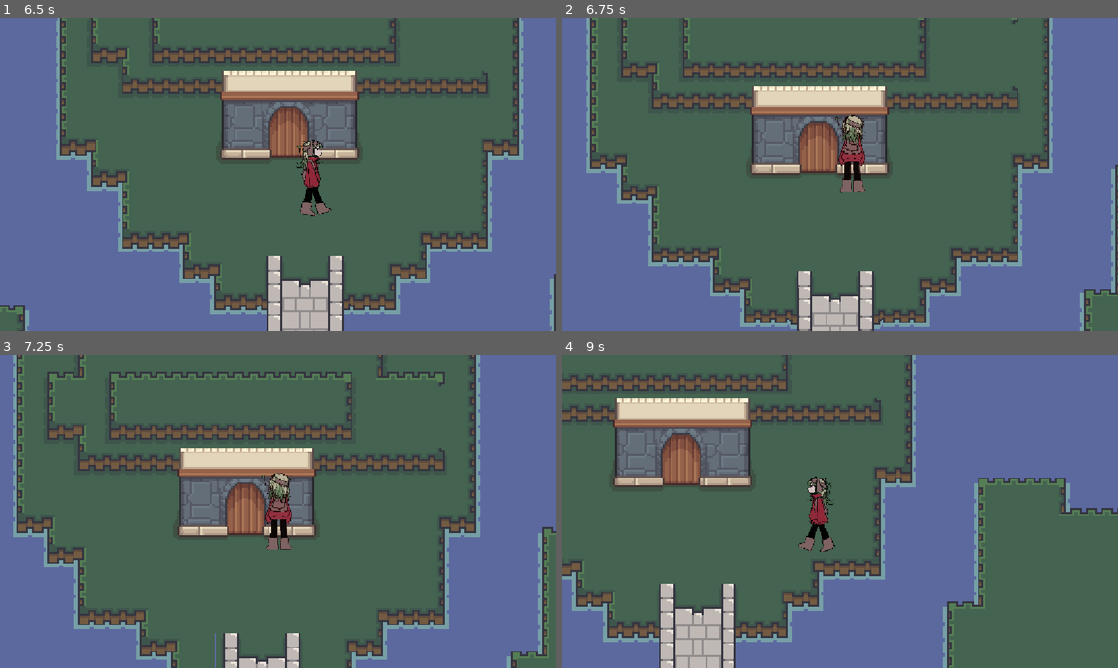
Above: before the commit, frames 1-4 (two rows, left to right).
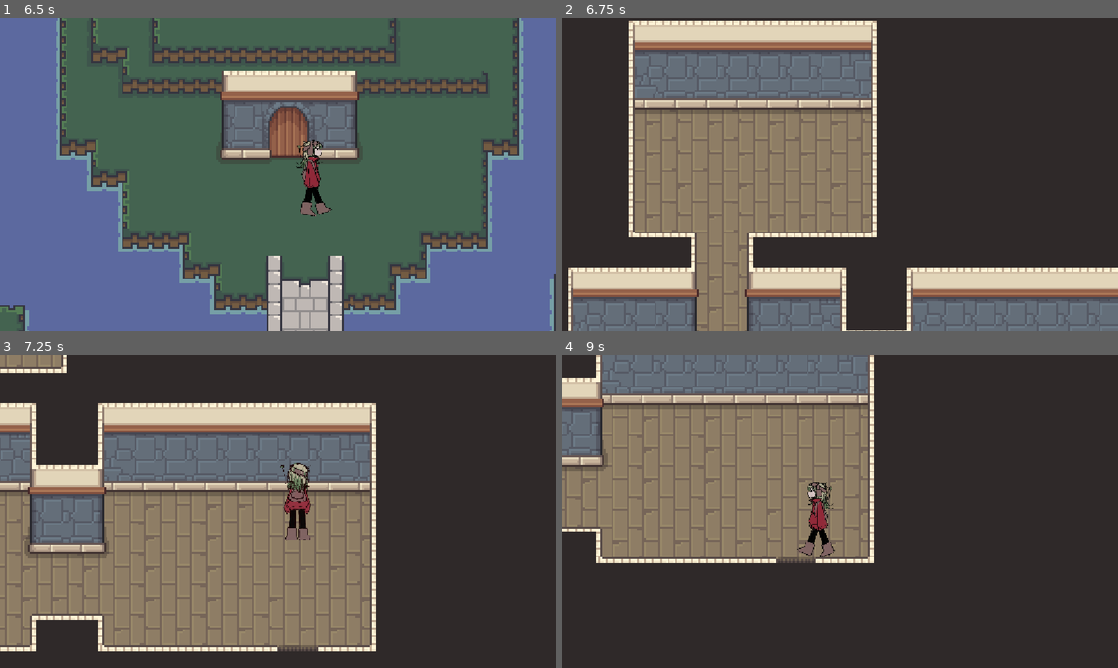
Above: after the commit, the same moments.

Repository: Jiwwie/gymnasiearbete
Game: Godot game, scene res://scenes/rooms/outside.tscn
The game is run twice, just before and just after one commit, with the same random seed, the same clock (stepped at 60 frames per second) and the same inputs. This scene is started directly instead of the project's main scene.
Inputs:
- Up to frame 1 (6.5 s): hold D (move_right) 0.53-1.28 s; hold S (move_down) 1.28-2.03 s; hold D (move_right) 2.03-2.78 s; hold W (move_up) 2.78-3.53 s; hold A (move_left) 3.53-5.03 s; hold S (move_down) 5.03-5.78 s; hold D (move_right) from 5.78 s (still down)
- Up to frame 2 (6.75 s): release D (move_right) at 6.53 s; hold W (move_up) from 6.53 s (still down)
- Up to frame 3 (7.25 s): keep holding W (move_up)
- Up to frame 4 (9 s): release W (move_up) at 7.28 s; hold D (move_right) 7.28-8.03 s; hold S (move_down) 8.03-8.78 s; hold A (move_left) from 8.78 s (still down)

Frame 1 is identical in both runs. In frame 2, 96% of the frame differs, in the area x 0-100%, y 0-100%; in frame 3, 96%; in frame 4, 96%.

Commit message:
Rename SpawnManager script and update spawn logic
Renamed SpawnManager script and autoload reference to spawn_manager.gd for consistency. Adjusted spawn logic in player.gd to set spawn_point only when spawning, and enabled spawning when entering home. Updated scene and collision properties for improved exit/entry handling.

Diff:
--- a/project.godot
+++ b/project.godot
@@ -17,7 +17,7 @@
 
 [autoload]
 
-SpawnManager="*res://scripts/global/spawnmanager.gd"
+SpawnManager="*res://scripts/global/spawn_manager.gd"
 
 [display]
 
--- a/scenes/environment/exits/exit_home.tscn
+++ b/scenes/environment/exits/exit_home.tscn
@@ -3,7 +3,7 @@
 [ext_resource type="Script" uid="uid://boegos6m3jjme" path="res://scripts/environment/exits/exit_home.gd" id="1_uby0n"]
 
 [sub_resource type="RectangleShape2D" id="RectangleShape2D_nh16d"]
-size = Vector2(92, 26)
+size = Vector2(138, 39)
 
 [node name="ExitHome" type="Area2D"]
 collision_layer = 0
@@ -11,6 +11,7 @@
 script = ExtResource("1_uby0n")
 
 [node name="CollisionShape2D" type="CollisionShape2D" parent="."]
+position = Vector2(23, 6.5)
 shape = SubResource("RectangleShape2D_nh16d")
 
 [connection signal="body_entered" from="." to="." method="_on_body_entered"]
--- a/scenes/rooms/house.tscn
+++ b/scenes/rooms/house.tscn
@@ -28,7 +28,7 @@
 position = Vector2(-31, 4)
 
 [node name="Spawn" type="Marker2D" parent="." groups=["spawn"]]
-position = Vector2(271, 347)
+position = Vector2(271, 331)
 
 [node name="ExitHome" parent="." instance=ExtResource("3_m20q4")]
 position = Vector2(271, 396)
--- a/scenes/rooms/outside.tscn
+++ b/scenes/rooms/outside.tscn
@@ -45,3 +45,5 @@
 
 [node name="EnterHome" parent="." instance=ExtResource("3_exfpn")]
 position = Vector2(125, 31)
+collision_layer = 0
+collision_mask = 2
--- a/scripts/environment/exits/enter_home.gd
+++ b/scripts/environment/exits/enter_home.gd
@@ -8,7 +8,7 @@
 func _on_body_entered(body):
 	if body.is_in_group("player"):
 		call_deferred("_change_scene")
-		#SpawnManager.spawn = true
+		SpawnManager.spawn = true
 
 func _change_scene():
 	get_tree().change_scene_to_file(target_scene)
--- a/scripts/player/player.gd
+++ b/scripts/player/player.gd
@@ -6,8 +6,8 @@
 
 func _ready() -> void:
 	var player = get_tree().get_first_node_in_group("player")
-	SpawnManager.spawn_point = $"../Spawn"
 	if SpawnManager.spawn == true:
+		SpawnManager.spawn_point = $"../Spawn"
 		player.global_position = SpawnManager.spawn_point.global_position
 
 func _process(_delta: float) -> void:
Renamed: scripts/global/spawnmanager.gd -> scripts/global/spawn_manager.gd
Renamed: scripts/global/spawnmanager.gd.uid -> scripts/global/spawn_manager.gd.uid
